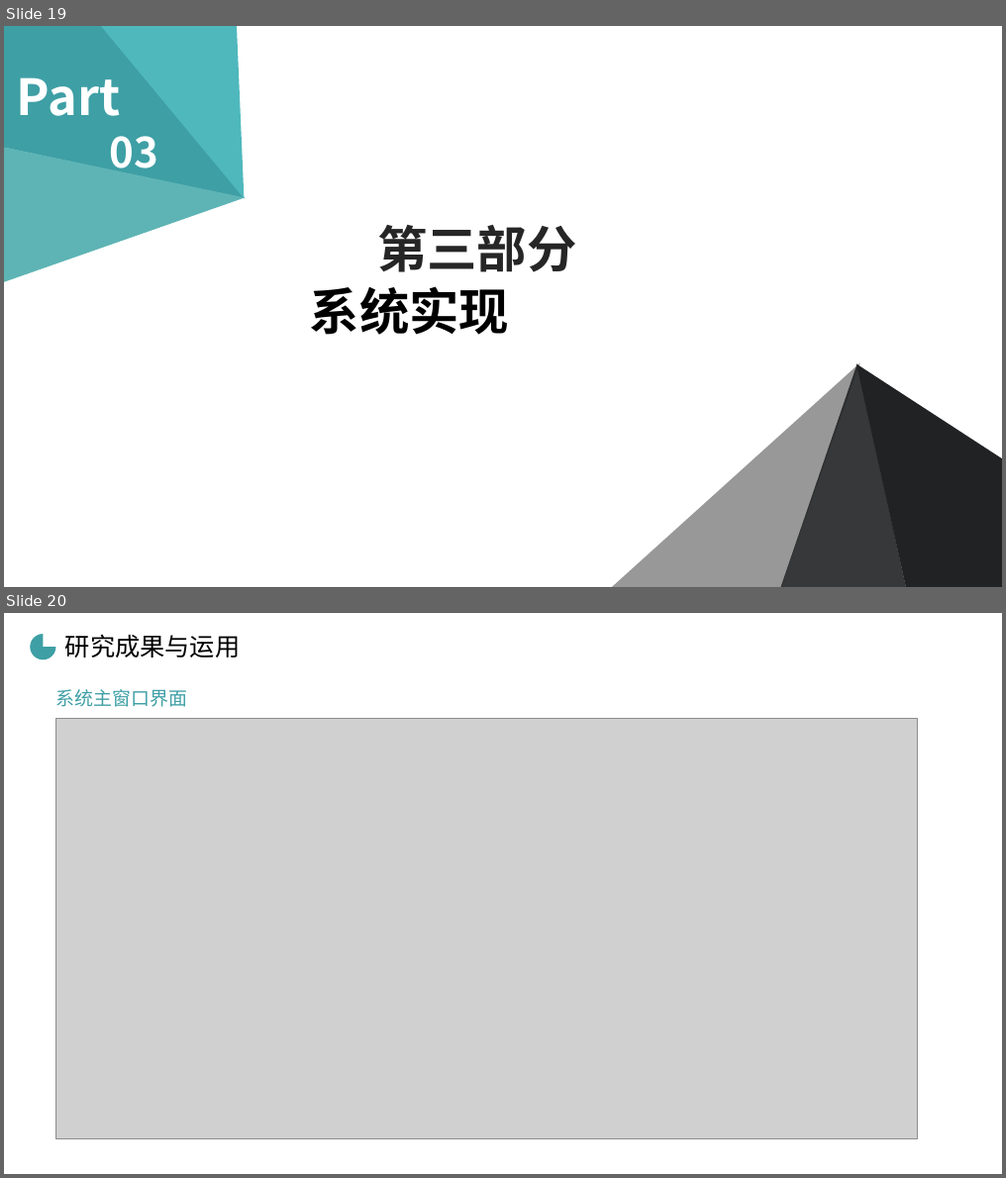
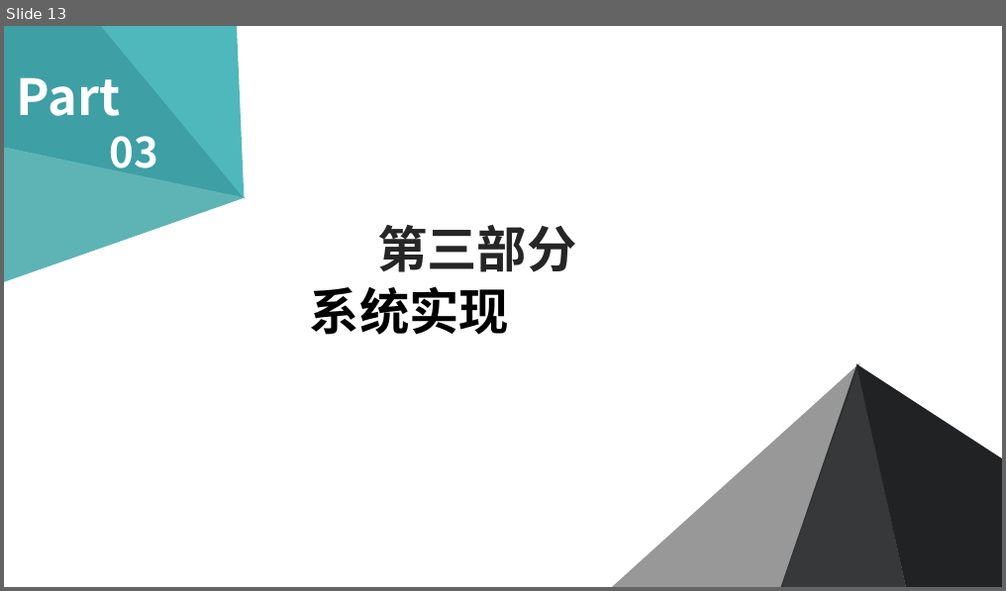
Before and after one commit to cckmit/typora-note, a slide deck: 毕业答辩.pptx. Shown one above the other, each under a label of ours: slides 19 and 20 before the commit, slide 13 after it. The pictures are 1006x1178 and 1006x591 pixels, drawn with LibreOffice and Linux fonts; fonts in the diff are those of the drawing; grey boxes stand for pictures; background and template pictures are left out. Boxes give left, top, right and bottom in pixels: in the first picture for what was removed or moved away, otherwise in the second. Text is boxed around its words. In the diff, an @@ line names an element or a change of style, - is before the commit and + after.

```diff
--- a/毕业答辩.pptx
+++ b/毕业答辩.pptx
@@ slide 20 removed at [4,613,1002,1174], background picture (left out) @@
@@ pie slice (boxed as its full ellipse) removed at [30,634,56,661] @@
@@ text removed at [65,634,240,658] @@
-研究成果与运用
@@ text removed at [56,689,187,707] @@
-系统主窗口界面
@@ picture removed at [55,719,917,1139] @@
@@ what was slide 19 is now slide 13 @@
```
Also in this commit, not shown: 8 slides changed, 5 slides added, 6 other slides removed.
